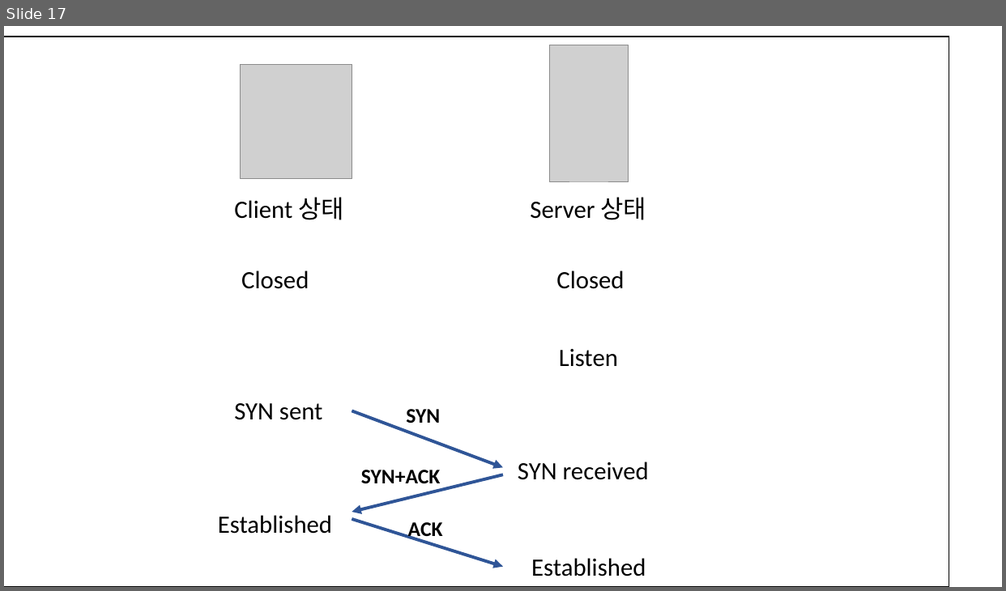
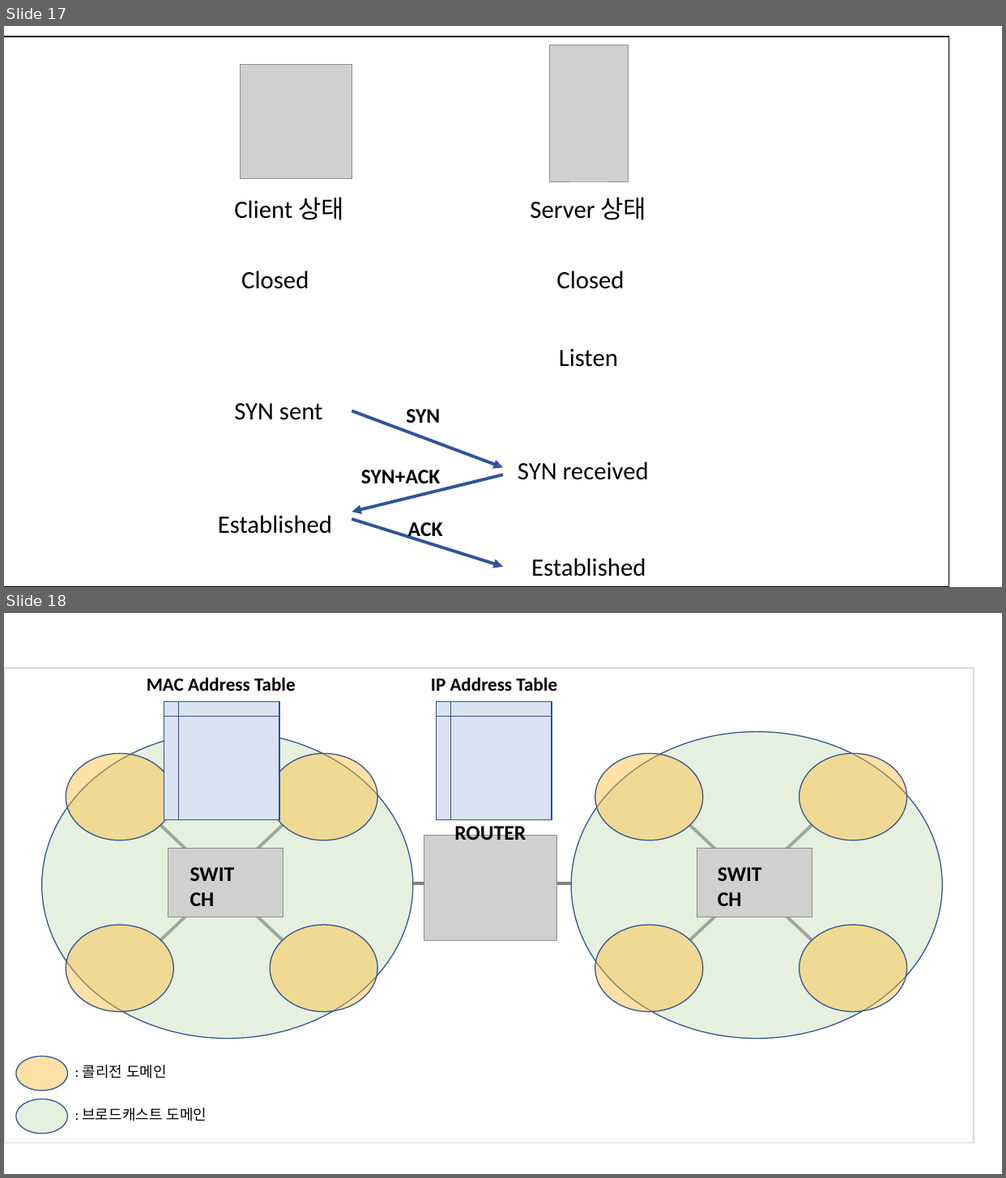
Before and after one commit to jaykim0510/jaykim0510.github.io, a slide deck: _site/images/network.pptx. Shown one above the other, each under a label of ours: slide 17 before the commit, slides 17 and 18 after it. The pictures are 1006x591 and 1006x1178 pixels, drawn with LibreOffice and Linux fonts; fonts in the diff are those of the drawing; grey boxes stand for pictures. Boxes give left, top, right and bottom in pixels: in the first picture for what was removed or moved away, otherwise in the second. Text is boxed around its words. In the diff, an @@ line names an element or a change of style, - is before the commit and + after.

```diff
--- a/_site/images/network.pptx
+++ b/_site/images/network.pptx
@@ slide 18 added at (x1=4, y1=613, x2=1002, y2=1174), background #FFFFFF @@
@@ rectangle added at (x1=4, y1=668, x2=974, y2=1144), fill #FFFFFF, outline #D9D9D9 1 pt @@
@@ text added at (x1=147, y1=677, x2=296, y2=691), 18 pt, text #000000, bold @@
+MAC Address Table
@@ text added at (x1=431, y1=677, x2=557, y2=691), 18 pt, text #000000, bold @@
+IP Address Table
@@ flow chart internal storage added at (x1=164, y1=701, x2=279, y2=820), fill #DAE3F3, outline #325491 1 pt @@
@@ flow chart internal storage added at (x1=437, y1=701, x2=552, y2=820), fill #DAE3F3, outline #325491 1 pt @@
@@ text added at (x1=454, y1=823, x2=526, y2=840), 20 pt, text #000000, bold @@
+ROUTER
@@ picture added at (x1=424, y1=835, x2=557, y2=941) @@
@@ line added from (572, 884) to (413, 884), #808080 3 pt @@
@@ group added at (x1=42, y1=732, x2=414, y2=1039): 5 ellipses, 2 lines, 1 picture, 1 text @@
+SWITCH
@@ group added at (x1=572, y1=732, x2=943, y2=1039): 5 ellipses, 2 lines, 1 picture, 1 text @@
+SWITCH
@@ ellipse added at (x1=16, y1=1056, x2=68, y2=1091), fill #FFBB32 at 43% opacity, outline #325491 1 pt @@
@@ text added at (x1=82, y1=1065, x2=167, y2=1079), 14 pt, text #000000 @@
+: 콜리전 도메인
@@ ellipse added at (x1=16, y1=1100, x2=68, y2=1134), fill #C5E0B4 at 43% opacity, outline #325491 1 pt @@
@@ text added at (x1=82, y1=1108, x2=207, y2=1122), 14 pt, text #000000 @@
+: 브로드캐스트 도메인
```
Also in this commit, not shown: 28 other files.
